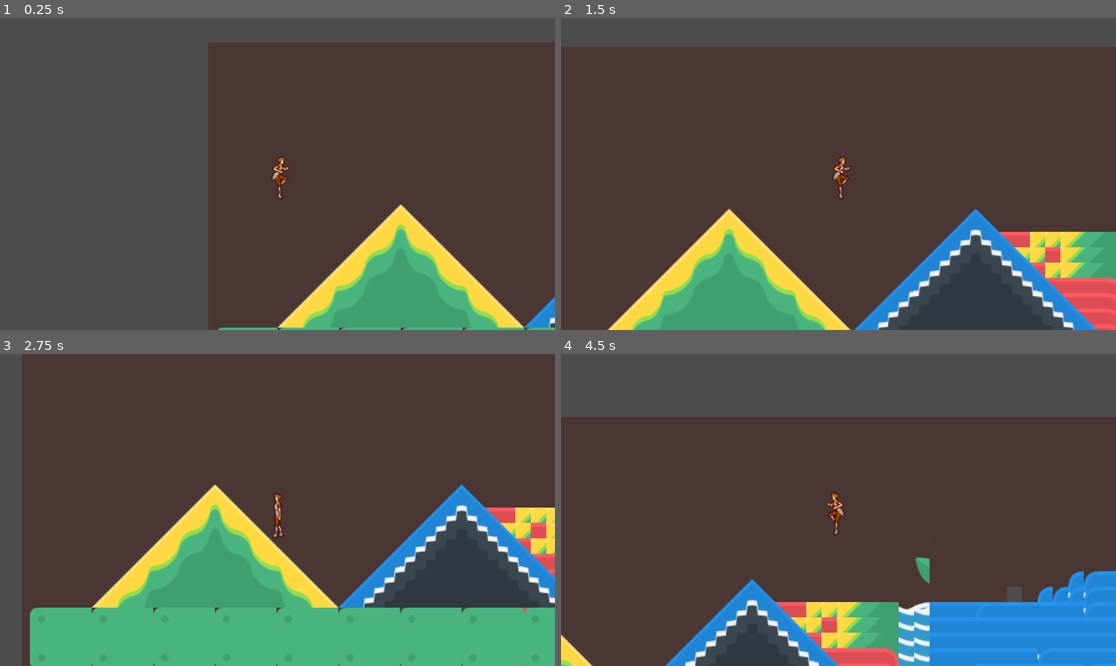
Above: before the commit, frames 1-4 (two rows, left to right).
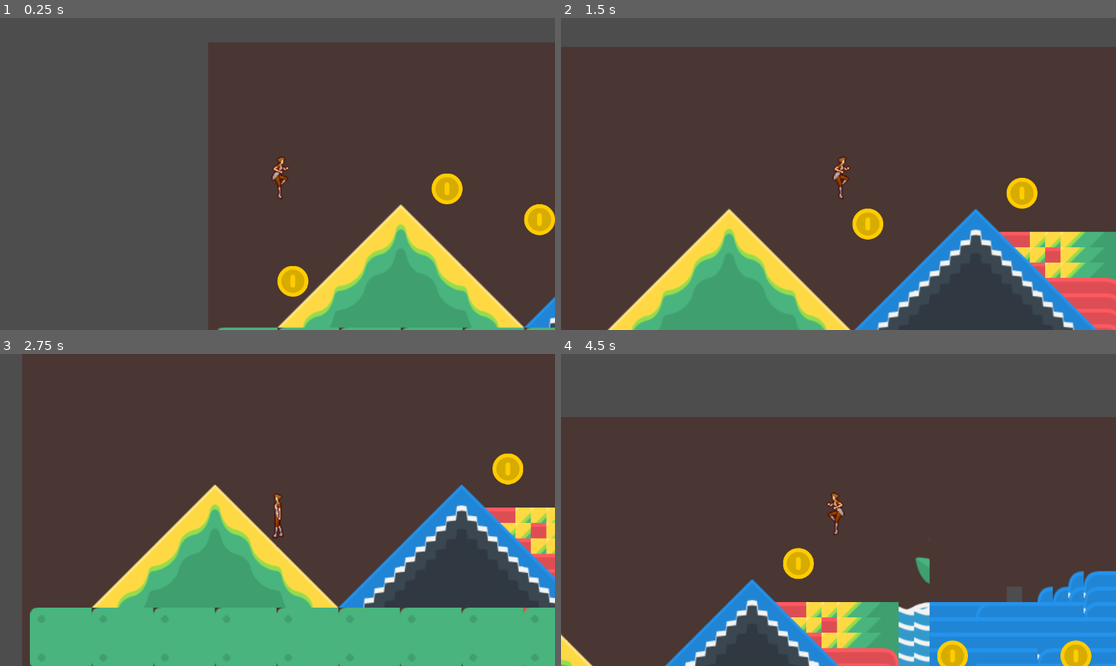
Above: after the commit, the same moments.

Repository: ThomNichol/2D-Platformer
Game: Godot game, scene res://game.tscn
Two runs of this game, one before a commit and one after it. Both use one fixed random seed, a clock stepped at 60 frames per second and the inputs below.
Inputs:
- Up to frame 1 (0.25 s): no input
- Up to frame 2 (1.5 s): hold D (Right) from 0.53 s (still down); tap Space (Jump) at 0.77 s
- Up to frame 3 (2.75 s): tap Space (Jump) at 1.52 s; release D (Right) at 2.03 s; hold A (Left) from 2.03 s (still down)
- Up to frame 4 (4.5 s): release A (Left) at 2.78 s; hold D (Right) 2.78-4.28 s; tap Space (Jump) at 3.02, 3.77 s; hold A (Left) from 4.28 s (still down)

The runs differ from the first frame. In frame 1, 1.3% of the frame differs, in the area x 49-100%, y 49-90%; in frame 2, 0.9%; in frame 3, 0.4%; in frame 4, 1.2%.

Commit message:
Hopefully this helps
I solved the problem in a pretty janky way, but it seems to be working. Let me know if you need an explanation or any other help.

Diff:
--- a/Global.gd
+++ b/Global.gd
@@ -1,3 +1,8 @@
 extends Node
 
 var death_zone = 0
+var coins = 0
+
+
+func get_coin():
+	coins += 1
--- /dev/null
+++ b/Levels/Coins.gd
@@ -0,0 +1,23 @@
+extends TileMap
+
+const BIG_NUMBER = 1000000
+var coins = []
+
+func _ready():
+	for x in range(1000):
+		for y in range(1000):
+			if get_cell_source_id(0, Vector2i(x, y)) != -1:
+				coins.append(Vector2(x,y))
+
+
+func get_coin(p):
+	var coords = local_to_map(to_local(p))
+	var min_dist = BIG_NUMBER
+	var which_coin = Vector2.ZERO
+	for c in coins:
+		var d = Vector2(coords).distance_to(c)
+		if d < min_dist:
+			min_dist = d
+			which_coin = c
+	if which_coin != Vector2.ZERO:
+		call_deferred("set_cell", 0, which_coin, -1)
--- a/Player/Player.gd
+++ b/Player/Player.gd
@@ -36,3 +36,8 @@
 		velocity.x = move_toward(velocity.x, 0, SPEED)
 
 	move_and_slide()
+
+
+func _on_coin_collector_body_entered(body):
+	body.get_coin(global_position)
+	Global.get_coin()
--- a/game.tscn
+++ b/game.tscn
@@ -1,9 +1,11 @@
-[gd_scene load_steps=22 format=3 uid="uid://d26iwbbqo3lye"]
+[gd_scene load_steps=27 format=3 uid="uid://d26iwbbqo3lye"]
 
 [ext_resource type="Script" path="res://Player/Player.gd" id="1_1chfj"]
 [ext_resource type="Texture2D" uid="uid://cdgw7vgj2461y" path="res://Assets/tilesheet_complete.png" id="1_2f87u"]
 [ext_resource type="Texture2D" uid="uid://yqkehiuj4t5x" path="res://Assets/player.png" id="1_qx8we"]
 [ext_resource type="PackedScene" uid="uid://cwpbbn2dirj6d" path="res://Levels/door.tscn" id="4_f8whs"]
+[ext_resource type="Texture2D" uid="uid://dba837esbyo6j" path="res://Assets/coin_01.png" id="5_cl5id"]
+[ext_resource type="Script" path="res://Levels/Coins.gd" id="6_byyb7"]
 
 [sub_resource type="TileSetAtlasSource" id="TileSetAtlasSource_5q8nw"]
 texture = ExtResource("1_2f87u")
@@ -350,6 +352,9 @@
 
 [sub_resource type="RectangleShape2D" id="RectangleShape2D_ckckm"]
 size = Vector2(14, 48)
+
+[sub_resource type="CapsuleShape2D" id="CapsuleShape2D_kmyc6"]
+height = 60.0
 
 [sub_resource type="TileSetAtlasSource" id="TileSetAtlasSource_ltkrr"]
 texture = ExtResource("1_2f87u")
@@ -1128,6 +1133,20 @@
 physics_layer_0/collision_layer = 1
 sources/0 = SubResource("TileSetAtlasSource_ltkrr")
 
+[sub_resource type="TileSetAtlasSource" id="TileSetAtlasSource_16m0p"]
+texture = ExtResource("5_cl5id")
+texture_region_size = Vector2i(128, 128)
+0:0/0 = 0
+0:0/0/physics_layer_0/linear_velocity = Vector2(0, 0)
+0:0/0/physics_layer_0/angular_velocity = 0.0
+0:0/0/physics_layer_0/polygon_0/points = PackedVector2Array(-64, -64, 64, -64, 64, 64, -64, 64)
+
+[sub_resource type="TileSet" id="TileSet_0r707"]
+tile_size = Vector2i(128, 128)
+physics_layer_0/collision_layer = 8
+physics_layer_0/collision_mask = 8
+sources/0 = SubResource("TileSetAtlasSource_16m0p")
+
 [node name="Game" type="Node2D"]
 metadata/_edit_horizontal_guides_ = []
 
@@ -1159,6 +1178,14 @@
 
 [node name="Camera2D" type="Camera2D" parent="Player"]
 
+[node name="Coin_Collector" type="Area2D" parent="Player"]
+collision_layer = 8
+collision_mask = 8
+
+[node name="CollisionShape2D" type="CollisionShape2D" parent="Player/Coin_Collector"]
+position = Vector2(-1, 3)
+shape = SubResource("CapsuleShape2D_kmyc6")
+
 [node name="Platform" type="TileMap" parent="."]
 tile_set = SubResource("TileSet_t01rf")
 format = 2
@@ -1168,3 +1195,14 @@
 format = 2
 
 [node name="Door" parent="." instance=ExtResource("4_f8whs")]
+
+[node name="Coin_Container" type="Node2D" parent="."]
+scale = Vector2(0.25, 0.25)
+
+[node name="Coins" type="TileMap" parent="Coin_Container"]
+tile_set = SubResource("TileSet_0r707")
+format = 2
+layer_0/tile_data = PackedInt32Array(262144, 0, 0, 131080, 0, 0, 65549, 0, 0, 65541, 0, 0, 262162, 0, 0, 262166, 0, 0, 327705, 0, 0)
+script = ExtResource("6_byyb7")
+
+[connection signal="body_entered" from="Player/Coin_Collector" to="Player" method="_on_coin_collector_body_entered"]
